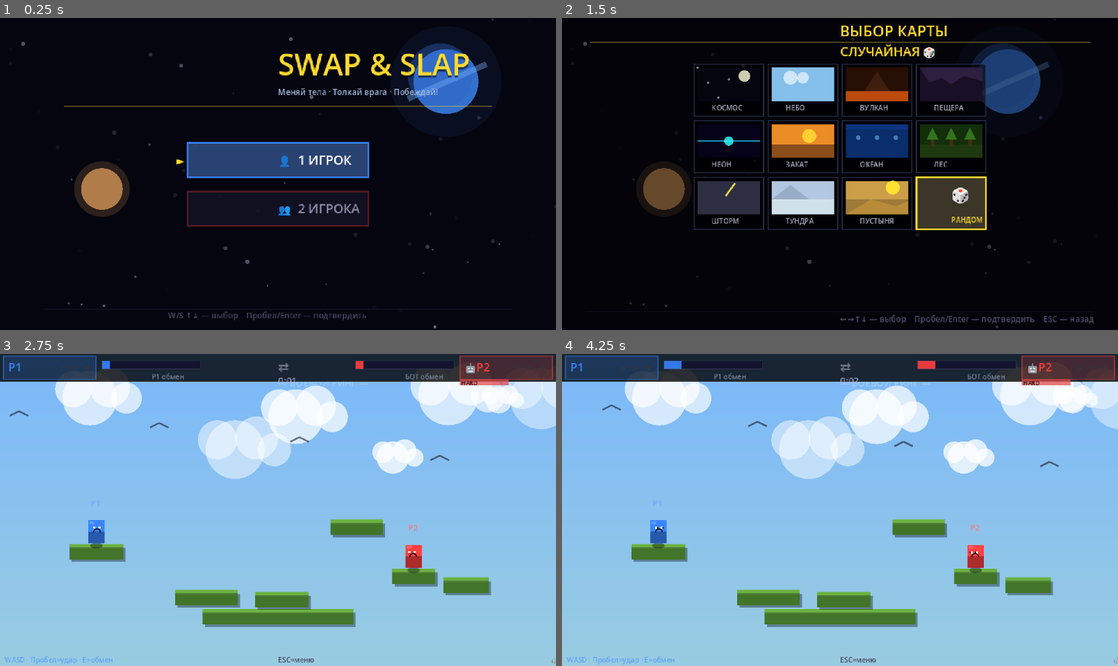
Above: before the commit, frames 1-4 (two rows, left to right).
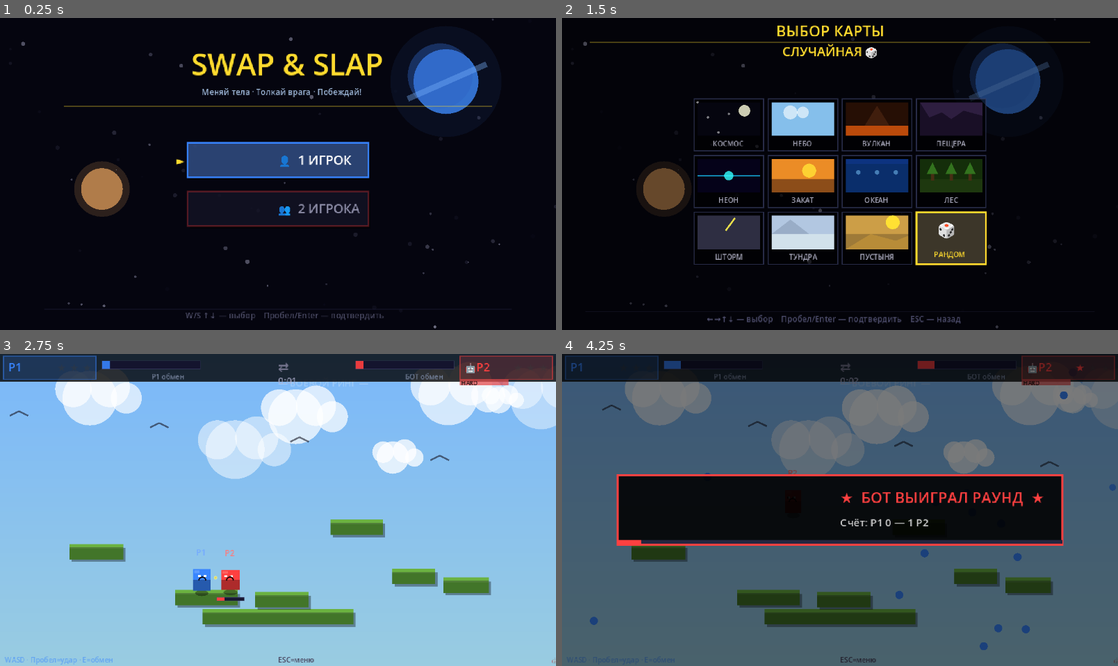
Above: after the commit, the same moments.

Repository: kkeefi/Swap-slap
Game: Godot game, scene res://Game.tscn
The game is run twice, just before and just after one commit, with the same random seed, the same clock (stepped at 60 frames per second) and the same inputs.
Inputs:
- Up to frame 1 (0.25 s): no input
- Up to frame 2 (1.5 s): tap Enter (p2_swap) at 0.5, 1.35 s; hold D 0.53-1.28 s; tap E (p1_swap) at 0.6 s; tap Space at 0.77 s; hold S from 1.28 s (still down)
- Up to frame 3 (2.75 s): tap Space at 1.52 s; release S at 2.03 s; hold D from 2.03 s (still down); tap H at 2.1 s
- Up to frame 4 (4.25 s): release D at 2.78 s; hold Up 2.78-3.53 s; tap I at 2.85 s; tap Space at 3.02, 3.77 s; hold Left from 3.53 s (still down); tap T at 3.6 s

The runs differ from the first frame. In frame 1, 2.6% of the frame differs, in the area x 30-85%, y 11-97%; in frame 2, 25%; in frame 3, 1.1%; in frame 4, 99%, in the area x 0-100%, y 0-100%.
Error before the commit: Invalid call. Nonexistent function 'trail_add' in base 'Node (renderer.gd)'. (res://scripts/game.gd:546)

Commit message:
feat(renderer): add pause/end of match and fix formatting

Diff:
--- a/scripts/renderer.gd
+++ b/scripts/renderer.gd
@@ -2,6 +2,30 @@
 
 var time : float = 0.0
 func update(delta: float) -> void: time += delta
+
+var _trails : Dictionary = {}
+const TRAIL_LEN : int = 14
+
+func trail_add(p: Dictionary) -> void:
+	var pid:int=p.id
+	if not _trails.has(pid): _trails[pid]=[]
+	var col:Color=Globals.C_P1 if pid==1 else Globals.C_P2
+	if p.get("has_gloves",false): col=Globals.C_GLOVE
+	elif p.get("has_boots",false): col=Globals.C_BOOTS
+	_trails[pid].push_front({"pos":Vector2(p.pos.x,p.pos.y),"col":col})
+	if _trails[pid].size()>TRAIL_LEN: _trails[pid].resize(TRAIL_LEN)
+
+func _draw_trail(c:Node2D, p:Dictionary) -> void:
+	var pid:int=p.id
+	if not _trails.has(pid): return
+	var trail:Array=_trails[pid]; var n:int=trail.size()
+	for i in n:
+		var frac:float=float(i)/float(max(n-1,1))
+		var a:float=(1.0-frac)*0.5
+		var r:float=Globals.PW*0.65*(1.0-frac*0.75)
+		if r>0.4:
+			var t:Dictionary=trail[i]
+			c.draw_circle(t.pos,r,Color(t.col.r,t.col.g,t.col.b,a))
 
 const BG_NAMES : Array = [
 	"КОСМОС","НЕБО","ВУЛКАН","ПЕЩЕРА","НЕОН",
@@ -10,16 +34,16 @@
 const BG_ICONS : Array = ["🌌","☁️","🌋","⛏️","💡","🌅","🌊","🌿","⛈️","❄️","🏜️"]
 
 func draw_main_menu(c: Node2D, cursor: int, blink: float, bob: float) -> void:
-	var font : Font  = ThemeDB.fallback_font
-	var VW   : float = Globals.VW
-	var VH   : float = Globals.VH
-	var ty   : float = 48.0 + sin(bob*1.6)*4.0
-
-	c.draw_string(font, Vector2(VW/2, ty+2),
+	var font: Font = ThemeDB.fallback_font
+	var VW: float = Globals.VW
+	var VH: float = Globals.VH
+	var ty: float = 48.0 + sin(bob*1.6)*4.0
+
+	c.draw_string(font, Vector2(VW/2 - 75, ty+2),
 				  "SWAP & SLAP", HORIZONTAL_ALIGNMENT_CENTER, -1, 26, Color(0,0,0,0.55))
-	c.draw_string(font, Vector2(VW/2, ty),
+	c.draw_string(font, Vector2(VW/2 - 75, ty),
 				  "SWAP & SLAP", HORIZONTAL_ALIGNMENT_CENTER, -1, 26, Globals.C_GOLD)
-	c.draw_string(font, Vector2(VW/2, ty+17),
+	c.draw_string(font, Vector2(VW/2 - 66, ty+17),
 				  "Меняй тела · Толкай врага · Побеждай!",
 				  HORIZONTAL_ALIGNMENT_CENTER, -1, 7, Color(0.62,0.72,0.85))
 	c.draw_line(Vector2(55,ty+27), Vector2(VW-55,ty+27),
@@ -43,21 +67,21 @@
 						  "►", HORIZONTAL_ALIGNMENT_LEFT, -1, 10, Globals.C_GOLD)
 
 	c.draw_line(Vector2(38,VH-18), Vector2(VW-38,VH-18), Color(0.15,0.15,0.28,0.4), 0.5)
-	c.draw_string(font, Vector2(VW/2-95, VH-10),
+	c.draw_string(font, Vector2(VW/2-80, VH-10),
 				  "W/S ↑↓ — выбор    Пробел/Enter — подтвердить",
 				  HORIZONTAL_ALIGNMENT_LEFT, -1, 7, Color(0.30,0.30,0.40))
 
 
 func draw_mode_select(c: Node2D, cursor: int, blink: float, bob: float,
 					  scores: Array, player_count: int) -> void:
-	var font : Font  = ThemeDB.fallback_font
-	var VW   : float = Globals.VW
-	var VH   : float = Globals.VH
-	var ty   : float = 8.0 + sin(bob*1.5)*2.0
-
-	c.draw_string(font, Vector2(VW/2, ty+18+2),
+	var font: Font = ThemeDB.fallback_font
+	var VW: float = Globals.VW
+	var VH: float = Globals.VH
+	var ty: float = 8.0 + sin(bob*1.5)*2.0
+
+	c.draw_string(font, Vector2(VW/2 - 70, ty+18+2),
 				  "SWAP & SLAP", HORIZONTAL_ALIGNMENT_CENTER, -1, 20, Color(0,0,0,0.55))
-	c.draw_string(font, Vector2(VW/2, ty+18),
+	c.draw_string(font, Vector2(VW/2 - 70, ty+18),
 				  "SWAP & SLAP", HORIZONTAL_ALIGNMENT_CENTER, -1, 20, Globals.C_GOLD)
 
 	var lc : Color = Globals.C_P1 if player_count==1 else Globals.C_P2
@@ -99,39 +123,39 @@
 					  HORIZONTAL_ALIGNMENT_RIGHT, -1, 8, Color(0.45,0.45,0.55))
 
 	c.draw_line(Vector2(35,VH-20), Vector2(VW-35,VH-20), Color(0.15,0.15,0.28,0.38), 0.5)
-	c.draw_string(font, Vector2(VW/2, VH-10),
+	c.draw_string(font, Vector2(VW/2 - 95, VH-10),
 				  "W/S ↑↓ — выбор   Пробел/Enter — далее   ESC — назад",
 				  HORIZONTAL_ALIGNMENT_CENTER, -1, 7, Color(0.30,0.30,0.40))
 
 
 func draw_map_select(c: Node2D, cursor: int, blink: float, _bob: float) -> void:
-	var font  : Font  = ThemeDB.fallback_font
-	var VW    : float = Globals.VW
-	var VH    : float = Globals.VH
+	var font: Font  = ThemeDB.fallback_font
+	var VW: float = Globals.VW
+	var VH: float = Globals.VH
 
 	c.draw_rect(Rect2(0,0,VW,VH), Color(0,0,0,0.42))
 
-	c.draw_string(font, Vector2(VW/2, 16),
+	c.draw_string(font, Vector2(VW/2 - 55, 16),
 				  "ВЫБОР КАРТЫ", HORIZONTAL_ALIGNMENT_CENTER, -1, 13, Globals.C_GOLD)
 	c.draw_line(Vector2(24,21), Vector2(VW-24,21),
 				Color(Globals.C_GOLD.r,Globals.C_GOLD.g,Globals.C_GOLD.b,0.28), 1.0)
 
 	var map_name : String = "СЛУЧАЙНАЯ 🎲" if cursor==11 else BG_NAMES[cursor]
-	c.draw_string(font, Vector2(VW/2, 33),
+	c.draw_string(font, Vector2(VW/2 - 50, 33),
 				  map_name, HORIZONTAL_ALIGNMENT_CENTER, -1, 11, Globals.C_GOLD)
 
 
-	const COLS  : int   = 4
-	const ROWS  : int   = 3
-	const CW    : float = 60.0
-	const CH    : float = 45.0
-	const GAP   : float = 4.0
-	const PAD_T : float = 40.0
-
-	var grid_w : float = float(COLS)*(CW+GAP) - GAP
-	var grid_h : float = float(ROWS)*(CH+GAP) - GAP
-	var ox     : float = (VW - grid_w) / 2.0
-	var oy     : float = PAD_T
+	const COLS: int = 4
+	const ROWS: int = 3
+	const CW: float = 60.0
+	const CH: float = 45.0
+	const GAP: float = 4.0
+	const PAD_T: float = 70.0
+
+	var grid_w: float = float(COLS)*(CW+GAP) - GAP
+	var grid_h: float = float(ROWS)*(CH+GAP) - GAP
+	var ox: float = (VW - grid_w) / 2.0
+	var oy: float = PAD_T
 
 	for idx in 12:
 		var col : int   = idx % COLS
@@ -145,7 +169,7 @@
 				_draw_map_preview(c, font, cx, cy, CW, CH, idx, idx==cursor, blink)
 
 	c.draw_line(Vector2(20,VH-16), Vector2(VW-20,VH-16), Color(0.18,0.18,0.30,0.38), 0.5)
-	c.draw_string(font, Vector2(VW/2, VH-7),
+	c.draw_string(font, Vector2(VW/2 - 115, VH-7),
 				  "←→↑↓ — выбор    Пробел/Enter — подтвердить    ESC — назад",
 				  HORIZONTAL_ALIGNMENT_CENTER, -1, 7, Color(0.30,0.30,0.42))
 
@@ -242,8 +266,7 @@
 			c.draw_circle(Vector2(px+pw*0.75, py_+ph*0.2), 6, Color(1,0.88,0.2))
 
 	var name_col : Color = Globals.C_GOLD if selected else Color(0.65,0.65,0.72)
-	c.draw_string(font, Vector2(x+w/2-15, y+h-5), BG_NAMES[bg_id],
-				  HORIZONTAL_ALIGNMENT_LEFT, -1, 6, name_col)
+	c.draw_string(font, Vector2(x, y + h - 4), BG_NAMES[bg_id], HORIZONTAL_ALIGNMENT_CENTER, w, 6, name_col)
 
 func _draw_rand_cell(c: Node2D, font: Font, x: float, y: float,
 					 w: float, h: float, selected: bool, blink: float) -> void:
@@ -252,9 +275,9 @@
 	c.draw_rect(Rect2(x,y,w,h), Color(0.08,0.08,0.16))
 	c.draw_rect(Rect2(x,y,w,h), Color(col.r,col.g,col.b,0.12+pulse))
 	c.draw_rect(Rect2(x,y,w,h), col, false, 1.5 if selected else 0.8)
-	c.draw_string(font, Vector2(x+w/2, y+20), "🎲",
+	c.draw_string(font, Vector2((x+w/2) - 12, y+20), "🎲",
 				  HORIZONTAL_ALIGNMENT_CENTER, -1, 16, Color.WHITE)
-	c.draw_string(font, Vector2(x+w/2, y+h-6), "РАНДОМ",
+	c.draw_string(font, Vector2((x+w/2) - 15, y+h-6), "РАНДОМ",
 				  HORIZONTAL_ALIGNMENT_CENTER, -1, 6, col)
 
 
@@ -414,9 +437,9 @@
 			  mode: int, chaos_timer: float, chaos_interval: float,
 			  menu_blink: float, is_bot: bool, game_time: float,
 			  players: Array) -> void:
-	var font : Font  = ThemeDB.fallback_font
-	var VW   : float = Globals.VW
-	var VH   : float = Globals.VH
+	var font: Font  = ThemeDB.fallback_font
+	var VW: float = Globals.VW
+	var VH: float = Globals.VH
 
 	c.draw_rect(Rect2(0,0,VW,24), Color(0,0,0,0.80))
 	c.draw_line(Vector2(0,24), Vector2(VW,24), Color(1,1,1,0.08), 1.0)
@@ -546,7 +569,7 @@
 	c.draw_string(font, Vector2(bx+16, box_y+84),
 				  "Счёт:  P1  %d — %d  P2" % [scores[0],scores[1]],
 				  HORIZONTAL_ALIGNMENT_LEFT, -1, 9, Color(0.72,0.72,0.72))
-	c.draw_string(font, Vector2(VW/2-80, VH-18),
+	c.draw_string(font, Vector2(VW/2-100, VH-18),
 				  "Нажми Пробел или Enter — в выбор режима",
 				  HORIZONTAL_ALIGNMENT_LEFT, -1, 8,
 				  Color(0.7,0.7,0.82, abs(sin(celebrate*3.0))))
@@ -562,37 +585,89 @@
 	var bx: float = 60.0
 	var by_: float = 70.0
 	var bw: float = VW-120.0
-	var bh: float = 130.0
+	var bh: float = 155.0
 	c.draw_rect(Rect2(bx, by_, bw, bh), Color(0.06,0.07,0.14,0.95))
 	c.draw_rect(Rect2(bx, by_, bw, bh), Globals.C_GOLD, false, 1.5)
 
-	c.draw_string(font, Vector2(VW/2, by_+16),
+	c.draw_string(font, Vector2(VW/2 - 75, by_+16),
 				  "ВЫБОР СЛОЖНОСТИ БОТА", HORIZONTAL_ALIGNMENT_CENTER, -1, 11, Globals.C_GOLD)
 	c.draw_line(Vector2(bx+8,by_+22), Vector2(bx+bw-8,by_+22),
 				Color(Globals.C_GOLD.r,Globals.C_GOLD.g,Globals.C_GOLD.b,0.3), 0.8)
 
 	var labels : Array = ["🟢  ЛЕГКО   — бот медленный, делает ошибки",
 						  "🟡  СРЕДНИЙ — A* поиск, предсказывает позицию",
-						  "🔴  СЛОЖНО  — MCTS, просчитывает несколько ходов"]
-
-	for i in 3:
-		var sel: bool  = i == cursor
-		var iy: float = by_ + 34.0 + float(i)*28.0
+						  "🔴  СЛОЖНО  — MCTS, просчитывает несколько ходов",
+						  "🟣  ИИ — нейросеть MLP 12→16→8→5"]
+
+	for i in 4:
+		var sel: bool = i == cursor
+		var iy: float = by_ + 32.0 + float(i)*30.0
 		var dcol: Color = Globals.DIFF_COLORS[i]
 		if sel:
 			c.draw_rect(Rect2(bx+6,iy-3,bw-12,22), Color(dcol.r,dcol.g,dcol.b,0.12+abs(sin(blink*4))*0.08))
-			c.draw_string(font, Vector2(bx+20+sin(blink*5)*2,iy+12),
+			c.draw_string(font, Vector2(bx+18+sin(blink*5)*2,iy+14),
 						  "►", HORIZONTAL_ALIGNMENT_LEFT, -1, 10, Globals.C_GOLD)
-		c.draw_string(font, Vector2(bx+32,iy+12),
+		c.draw_string(font, Vector2(bx+32,iy+14),
 					  labels[i] as String, HORIZONTAL_ALIGNMENT_LEFT, -1, 9,
 					  Color.WHITE if sel else Color(0.55,0.55,0.65))
 
-	c.draw_string(font, Vector2(VW/2, by_+bh+8),
+	c.draw_string(font, Vector2(VW/2 - 115, by_+bh+8),
 				  "W/S ↑↓ — выбор    Enter/Пробел — подтвердить    ESC — назад",
-				  HORIZONTAL_ALIGNMENT_CENTER, -1, 7, Color(0.30,0.30,0.40))
+				  HORIZONTAL_ALIGNMENT_CENTER, -1,7, Color(0.30,0.30,0.40))
 
 func draw_visualizer(c: Node2D) -> void:
 	DjMode.draw_visualizer(c)
 
 func draw_debug_overlay(c: Node2D, players: Array, platforms: Array) -> void:
 	DjMode.draw_debug(c, players, platforms)
+
+
+func draw_pause_menu(c:Node2D, cursor:int, blink:float) -> void:
+	var font:Font=ThemeDB.fallback_font
+	var VW:float=Globals.VW; var VH:float=Globals.VH
+	c.draw_rect(Rect2(0,0,VW,VH),Color(0,0,0,0.65))
+	c.draw_string(font,Vector2(VW/2,VH/2-50),"ПАУЗА",HORIZONTAL_ALIGNMENT_CENTER,-1,20,Globals.C_GOLD)
+	c.draw_line(Vector2(60,VH/2-36),Vector2(VW-60,VH/2-36),Color(Globals.C_GOLD.r,Globals.C_GOLD.g,Globals.C_GOLD.b,0.4),1.0)
+	var labels2:Array=["▶  ПРОДОЛЖИТЬ","   ВЫЙТИ В МЕНЮ","   ВЫЙТИ ИЗ ИГРЫ"]
+	var cols2:Array=[Color(0.3,0.9,0.3),Color(0.9,0.85,0.2),Color(0.9,0.3,0.3)]
+	var bw2:float=170.0; var bh2:float=26.0; var bx2:float=VW/2-bw2/2
+	for i in 3:
+		var sel:bool=i==cursor; var by2:float=VH/2-22+float(i)*36
+		var col2:Color=cols2[i]
+		c.draw_rect(Rect2(bx2,by2,bw2,bh2),Color(0.08,0.08,0.16,0.95))
+		c.draw_rect(Rect2(bx2,by2,bw2,bh2),Color(col2.r,col2.g,col2.b,0.6 if sel else 0.2),false,1.5)
+		if sel: c.draw_rect(Rect2(bx2,by2,bw2,bh2),Color(col2.r,col2.g,col2.b,0.1+abs(sin(blink*4))*0.08))
+		c.draw_string(font,Vector2(bx2+10,by2+17),labels2[i],HORIZONTAL_ALIGNMENT_LEFT,-1,10,Color.WHITE if sel else Color(0.6,0.6,0.7))
+	c.draw_string(font,Vector2(VW/2,VH/2+92),"↑↓ выбор    Enter подтвердить    ESC продолжить",HORIZONTAL_ALIGNMENT_CENTER,-1,7,Color(0.3,0.3,0.4))
+
+
+func draw_round_end(c:Node2D, winner:int, scores:Array, timer:float, is_bot:bool) -> void:
+	var font:Font=ThemeDB.fallback_font; var VW:float=Globals.VW; var VH:float=Globals.VH
+	var wc:Color=Globals.C_P1 if winner==1 else Globals.C_P2
+	var who:String="P%d"%winner if (winner==1 or not is_bot) else "БОТ"
+	c.draw_rect(Rect2(0,0,VW,VH),Color(0,0,0,0.52))
+	c.draw_rect(Rect2(48,VH/2-30,VW-96,60),Color(0,0,0,0.88))
+	c.draw_rect(Rect2(48,VH/2-30,VW-96,60),wc,false,2.0)
+	c.draw_string(font,Vector2(VW/2,VH/2-6),"★  %s ВЫИГРАЛ РАУНД  ★"%who,HORIZONTAL_ALIGNMENT_CENTER,-1,13,wc)
+	c.draw_string(font,Vector2(VW/2,VH/2+14),"Счёт: P1 %d — %d P2"%[scores[0],scores[1]],HORIZONTAL_ALIGNMENT_CENTER,-1,9,Color(0.8,0.8,0.8))
+	var bw3:float=clamp(1.0-timer/2.5,0.0,1.0)*(VW-96)
+	c.draw_rect(Rect2(48,VH/2+26,VW-96,3),Color(0.15,0.15,0.25))
+	c.draw_rect(Rect2(48,VH/2+26,bw3,3),wc)
+
+func draw_match_end(c:Node2D, winner:int, scores:Array, celebrate:float, is_bot:bool, stats:Dictionary) -> void:
+	var font:Font=ThemeDB.fallback_font; var VW:float=Globals.VW; var VH:float=Globals.VH
+	var wc:Color=Globals.C_P1 if winner==1 else Globals.C_P2
+	var who:String="ИГРОК %d"%winner if (winner==1 or not is_bot) else "БОТ"
+	c.draw_rect(Rect2(28,14,VW-56,VH-28),Color(0,0,0,0.92))
+	c.draw_rect(Rect2(28,14,VW-56,VH-28),wc,false,2.0)
+	c.draw_string(font,Vector2(VW/2,44),"★  %s ВЫИГРАЛ МАТЧ!  ★"%who,HORIZONTAL_ALIGNMENT_CENTER,-1,17,wc)
+	c.draw_string(font,Vector2(VW/2,62),"Итог: P1 %d — %d P2"%[scores[0],scores[1]],HORIZONTAL_ALIGNMENT_CENTER,-1,10,Color(0.75,0.75,0.75))
+	c.draw_line(Vector2(46,70),Vector2(VW-46,70),Color(wc.r,wc.g,wc.b,0.35),1.0)
+	c.draw_string(font,Vector2(VW/2,84),"— СТАТИСТИКА —",HORIZONTAL_ALIGNMENT_CENTER,-1,9,Color(0.5,0.6,0.7))
+	var rows4:Array=[["👊  Ударов",stats.hits],["💀  Смертей",stats.deaths],["🎁  Пикапов",stats.pickups]]
+	for i in rows4.size():
+		var ry:float=100.0+float(i)*22.0; var label4:String=rows4[i][0]; var vals4:Array=rows4[i][1]
+		c.draw_string(font,Vector2(48,ry),label4,HORIZONTAL_ALIGNMENT_LEFT,-1,9,Color(0.65,0.65,0.75))
+		c.draw_string(font,Vector2(VW/2+8,ry),"P1: %d"%vals4[0],HORIZONTAL_ALIGNMENT_LEFT,-1,9,Globals.C_P1)
+		c.draw_string(font,Vector2(VW/2+70,ry),"P2: %d"%vals4[1],HORIZONTAL_ALIGNMENT_LEFT,-1,9,Globals.C_P2)
+	c.draw_string(font,Vector2(VW/2,VH-22),"Пробел / Enter — в главное меню",HORIZONTAL_ALIGNMENT_CENTER,-1,8,Color(0.7,0.7,0.82,abs(sin(celebrate*3.0))))
